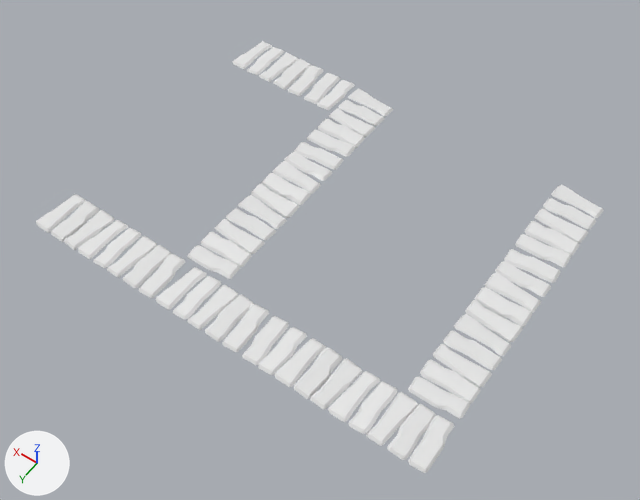
Two versions of the Blender file Dock.blend, one commit apart.
The view is the same before and after, from a 50 mm lens placed at (-3.5, 14.4, 25.9), pointed at (8.6, -2.6, -0.7). Lighting does not change. The marker at lower left points along +X, +Y and +Z.

In view in the first picture: 'Dock'.
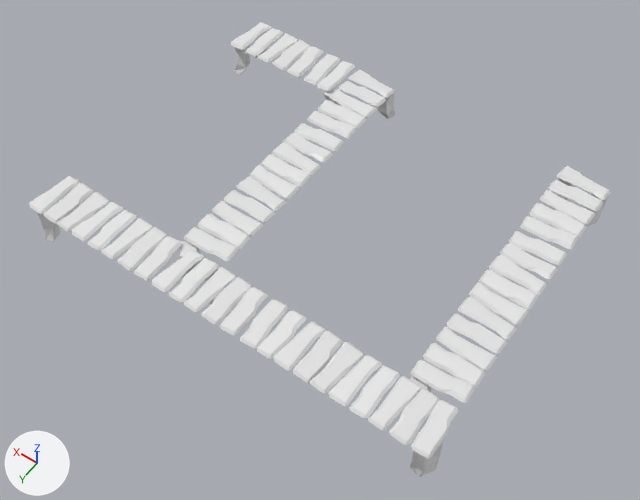
Commit message: Dock Changes.

Boxes (x1, y1, x2, y2) around the edits, measured in the pictures (640 x 500 px):
'Dock', moved: before (36, 41, 604, 473); after (29, 22, 611, 458)
'Posts', added: after (38, 31, 608, 477)

What changed in the scene script:
```text
Add me_cube_062:
    me_cube_062.from_pydata(...)  # 288 vertices, 264 faces; spans x -2.1..52.5, y -61.9..6.9, z -5.1..3.1
Change ob_dock:
    ob_dock.location: (1.56, 0.64, 0.09) -> (1.56, 0.64, 1.13)
Add ob_posts:
    ob_posts = bpy.data.objects.new('Posts', me_cube_062)
    ob_posts.location = (2.21, -9.84, 0.29)
    ob_posts.rotation_euler = (0.0, 0.0, 1.571)  # degrees (0, 0, 90)
    ob_posts.scale = (0.25, 0.25, 0.25)
    _m = ob_posts.modifiers.new('Bevel', 'BEVEL')
    _m.segments = 2
```
